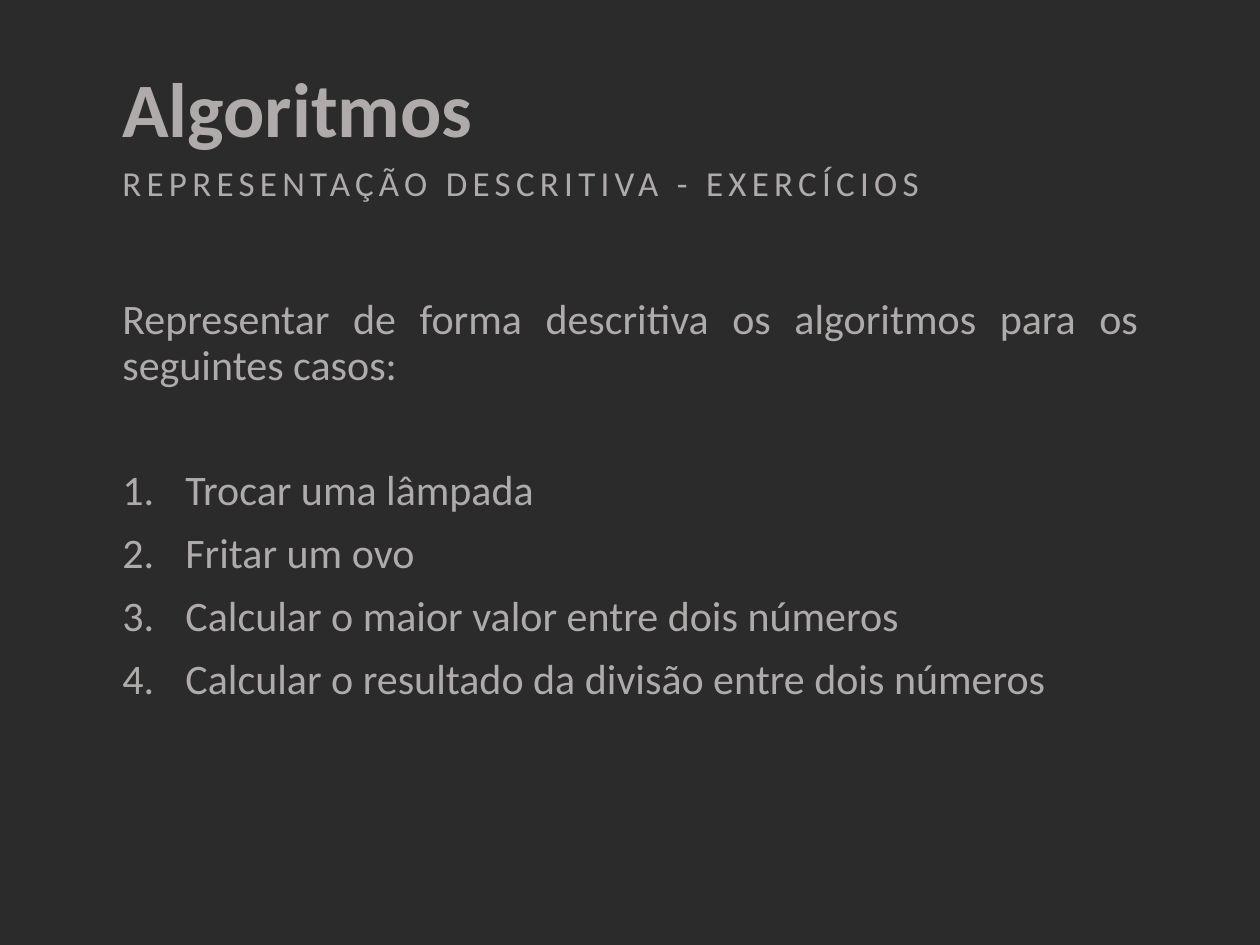
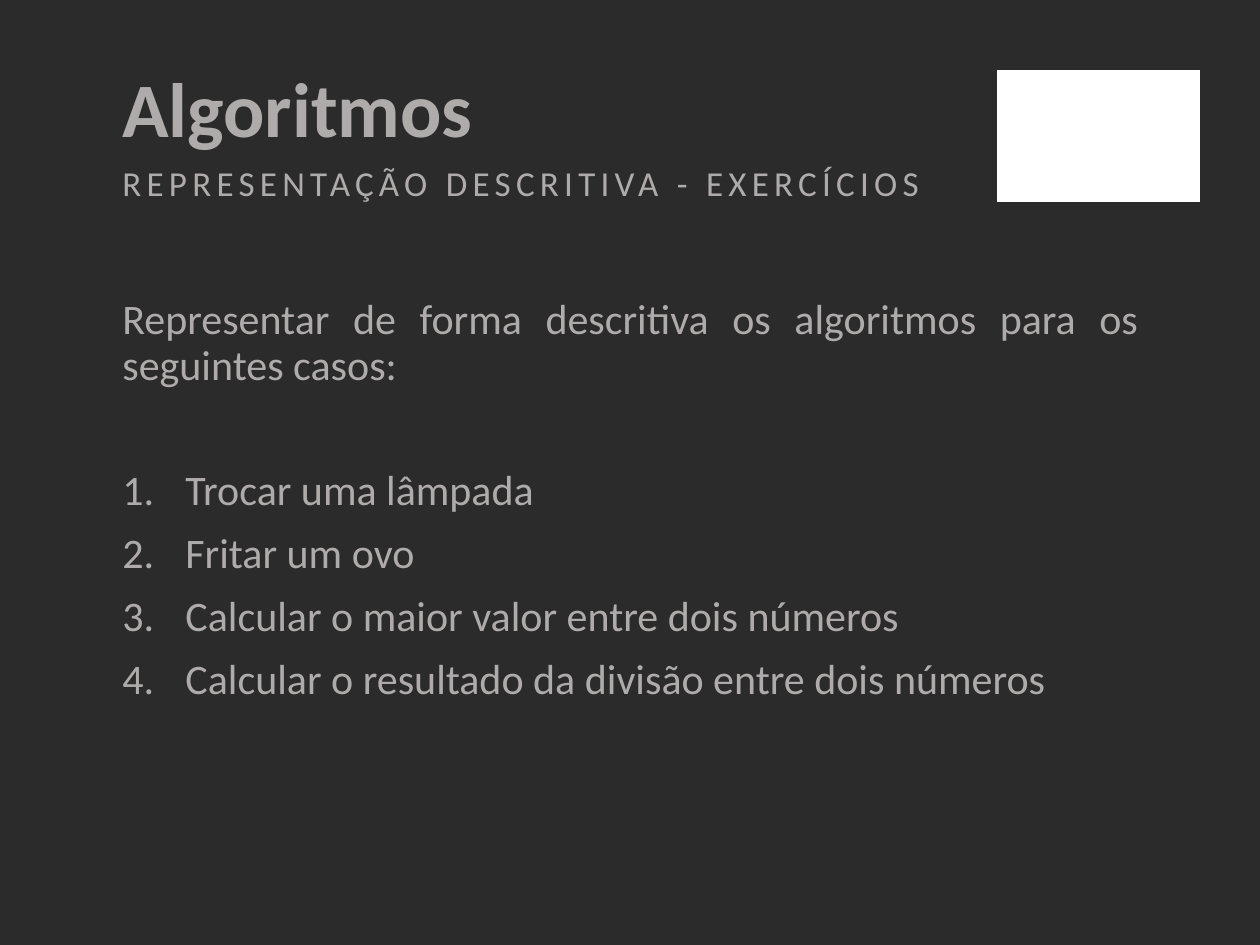
Before and after one commit to william-cirico/LA1-Proway, a slide deck: slide 9 of Aula 01 - Introdução/Introdução à Lógica de Programação.pptx. Drawn at 1260x945 pixels with LibreOffice and Linux fonts; fonts in the diff are those of the drawing; background and template pictures are left out; a plain dark background stands for a picture behind light text. Boxes give left, top, right and bottom in pixels: in the first picture for what was removed or moved away, otherwise in the second. Text is boxed around its words. In the diff, an @@ line names an element or a change of style, - is before the commit and + after.

```diff
--- a/Aula 01 - Introdução/Introdução à Lógica de Programação.pptx
+++ b/Aula 01 - Introdução/Introdução à Lógica de Programação.pptx
@@ rectangle added at bbox=[998, 71, 1198, 200], fill #FFFFFF, outline #FFFFFF 1 pt @@
```
Also in this commit, not shown: 10 other slides changed, 1 slide added, 1 slide removed.
